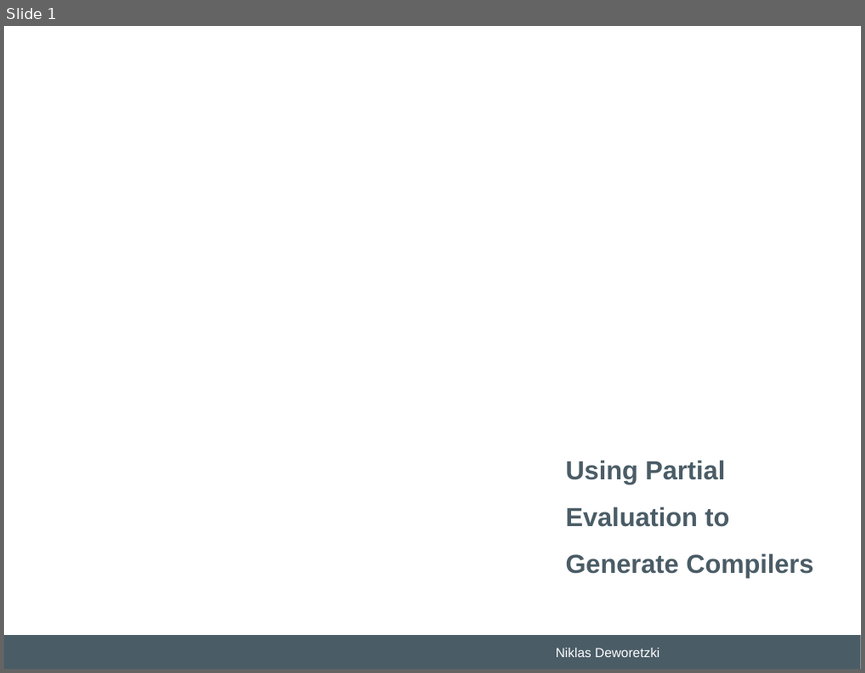
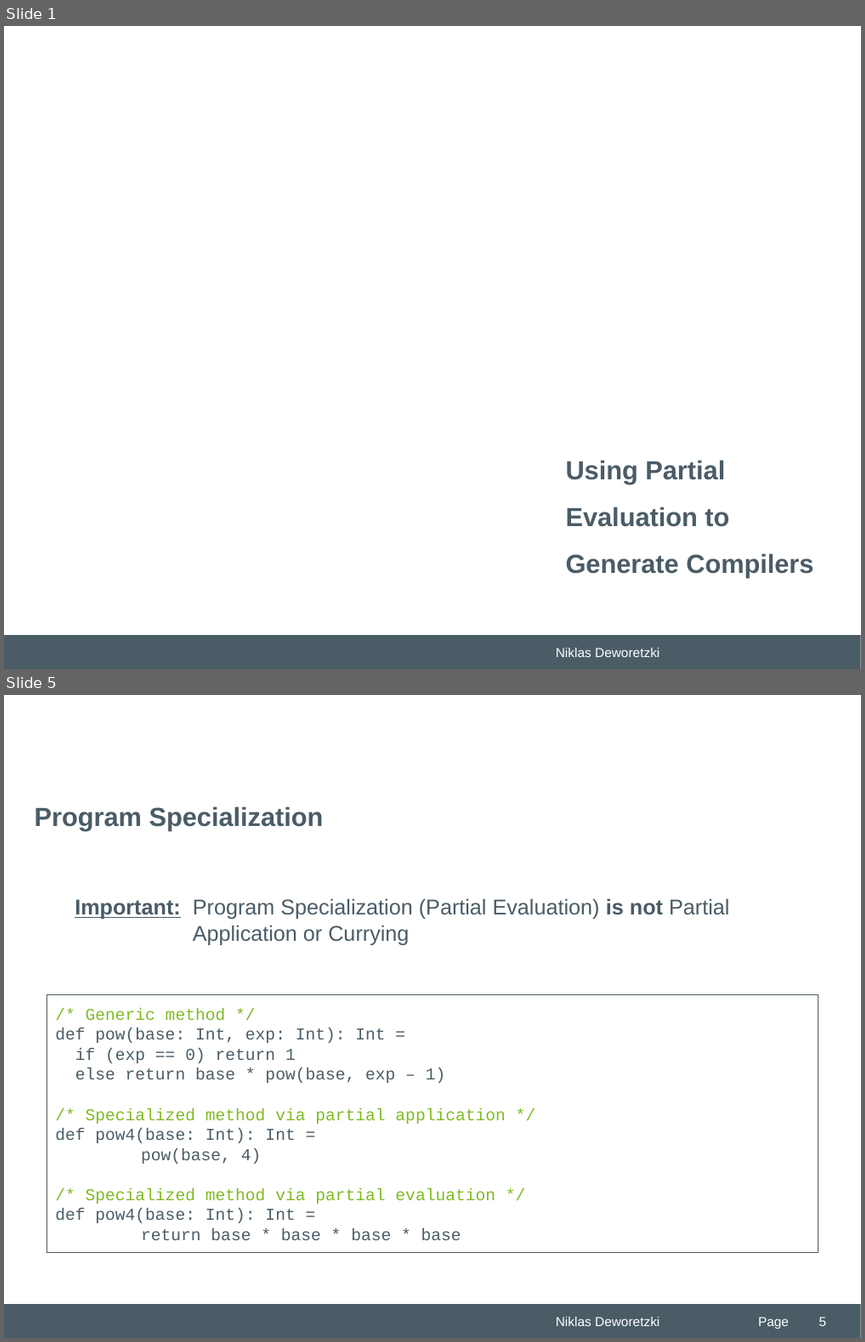
Before and after one commit to Niklas-Deworetzki/thm-masterseminar, a slide deck: paper/presentation/THM-Praesentation-FB06-MNI.odp. Shown one above the other, each under a label of ours: slide 1 before the commit, slides 1 and 5 after it; the slides between them are not shown. The pictures are 865x673 and 865x1342 pixels, drawn with LibreOffice and Linux fonts; fonts in the diff are those of the drawing; background and template pictures are left out. Boxes give left, top, right and bottom in pixels: in the first picture for what was removed or moved away, otherwise in the second. Text is boxed around its words. In the diff, an @@ line names an element or a change of style, - is before the commit and + after.

```diff
--- a/paper/presentation/THM-Praesentation-FB06-MNI.odp
+++ b/paper/presentation/THM-Praesentation-FB06-MNI.odp
@@ slide 5 added at box(4, 695, 861, 1338), background #FFFFFF; not listed: 2 template elements that a slide beside it also shows @@
@@ title added at box(35, 806, 324, 831), 22 pt, text #4A5C66, bold @@
+Program Specialization
@@ text added at box(75, 898, 729, 945), 18 pt, text #4A5C66 @@
+Important: Program Specialization (Partial Evaluation) is not Partial Application or Currying
@@ rectangle added at box(46, 995, 818, 1252), outline #4A5C66 0 pt, 14 pt, text #4A5C66 @@
+/* Generic method */
+def pow(base: Int, exp: Int): Int =
+if (exp == 0) return 1
+else return base * pow(base, exp – 1)
+/* Specialized method via partial application */
+def pow4(base: Int): Int =
+pow(base, 4)
+/* Specialized method via partial evaluation */
+def pow4(base: Int): Int =
+return base * base * base * base
@@ text added at box(758, 1316, 789, 1328), 11 pt, text #FFFFFF @@
+Page
@@ page number added at box(819, 1316, 827, 1326), 11 pt, text #FFFFFF @@
+5
```
Also in this commit, not shown: 21 slides changed, 54 other slides added, 30 slides removed.
